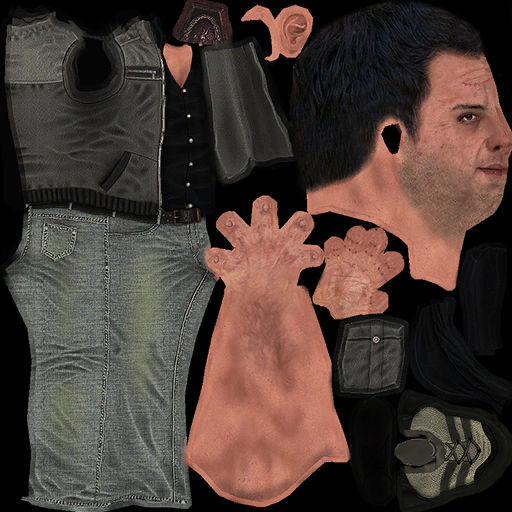
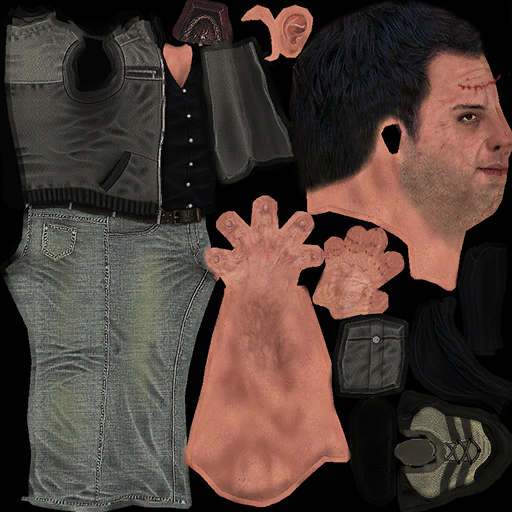
Layers edited between the first and the second w=512, h=512 image:
painted on "Ebene 1" over (x1=458, y1=73, x2=510, y2=94)
